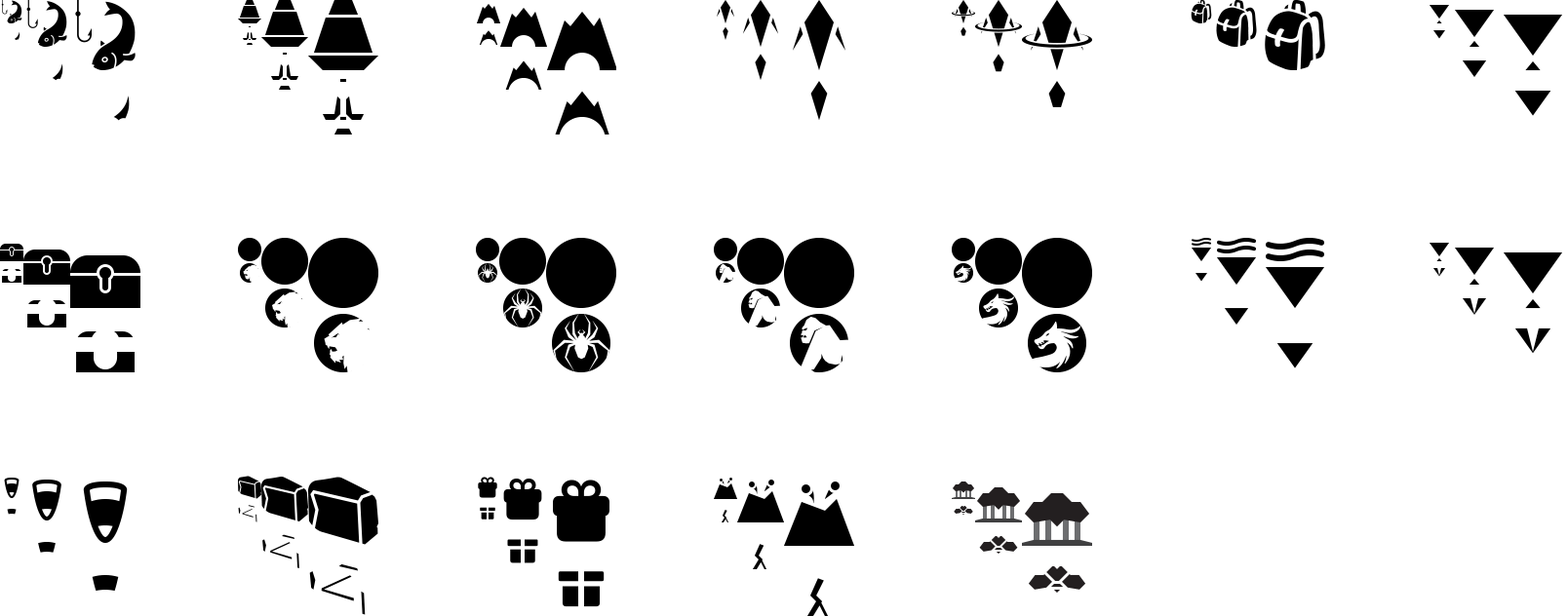
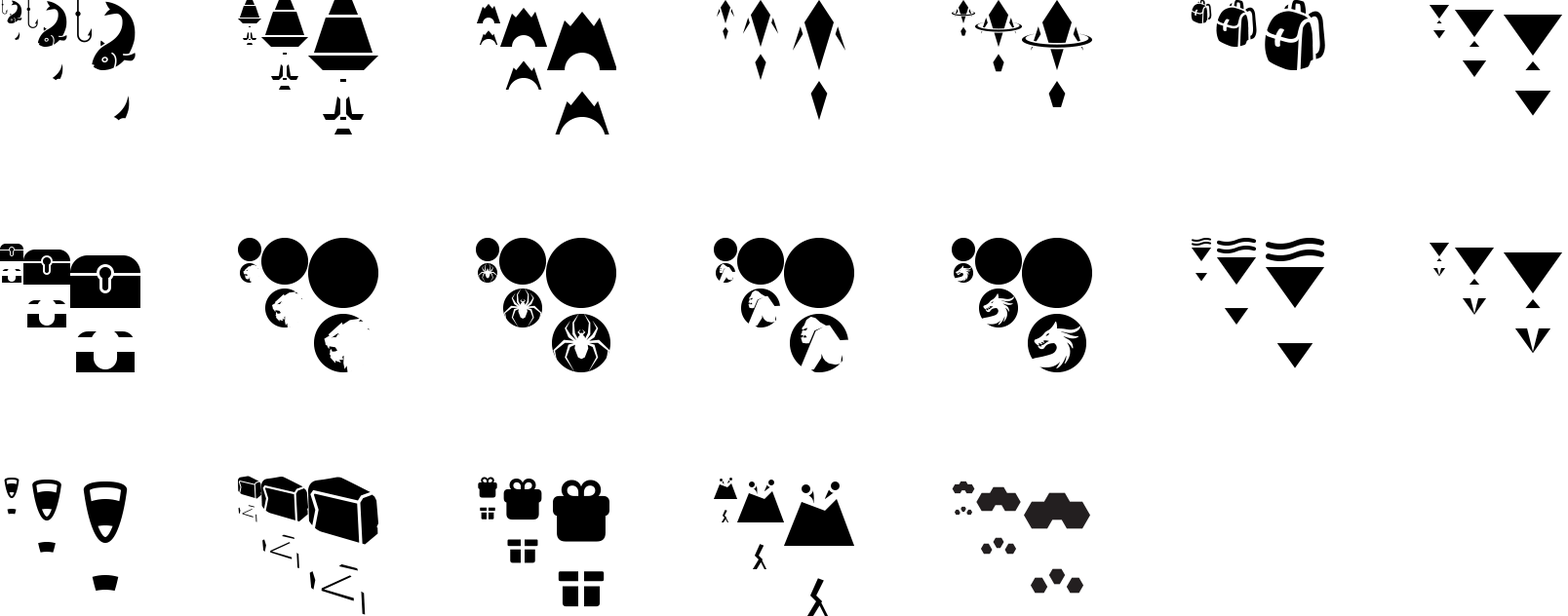
Revision of a layered 1568 x 616 image; what changed, layer by layer:
painted on "Mission copy" over [975, 486, 1022, 555]
painted on "Mission copy 2" over [1021, 492, 1093, 594]
painted on "Mission" (2nd of 2, in "Mission") over [951, 480, 976, 516]
